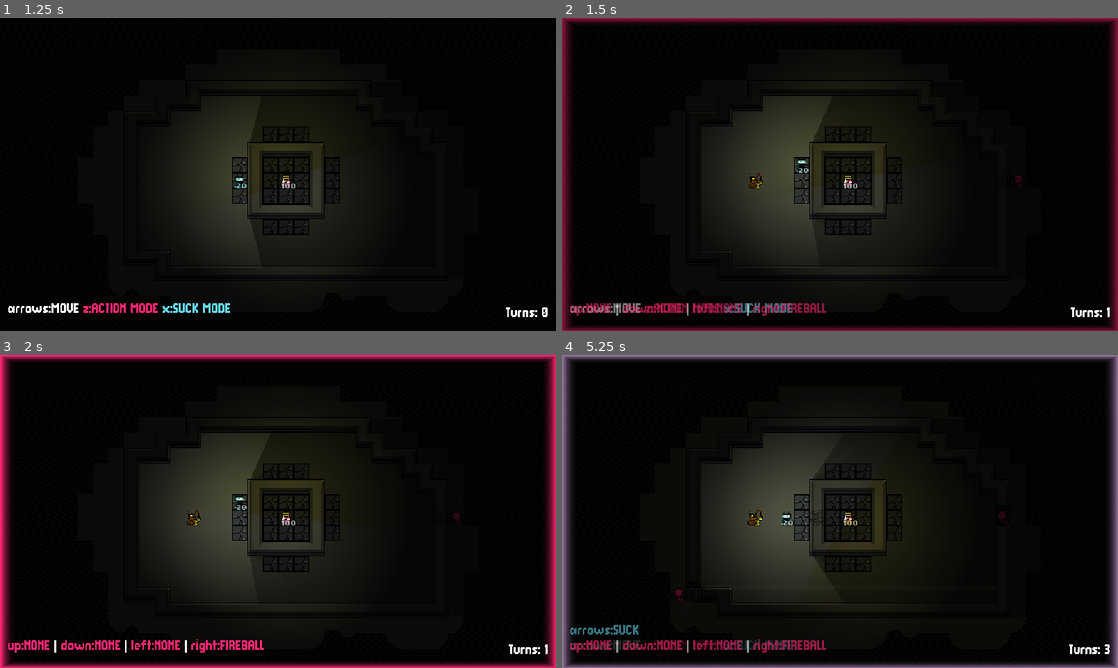
Above: before the commit, frames 1-4 (two rows, left to right).
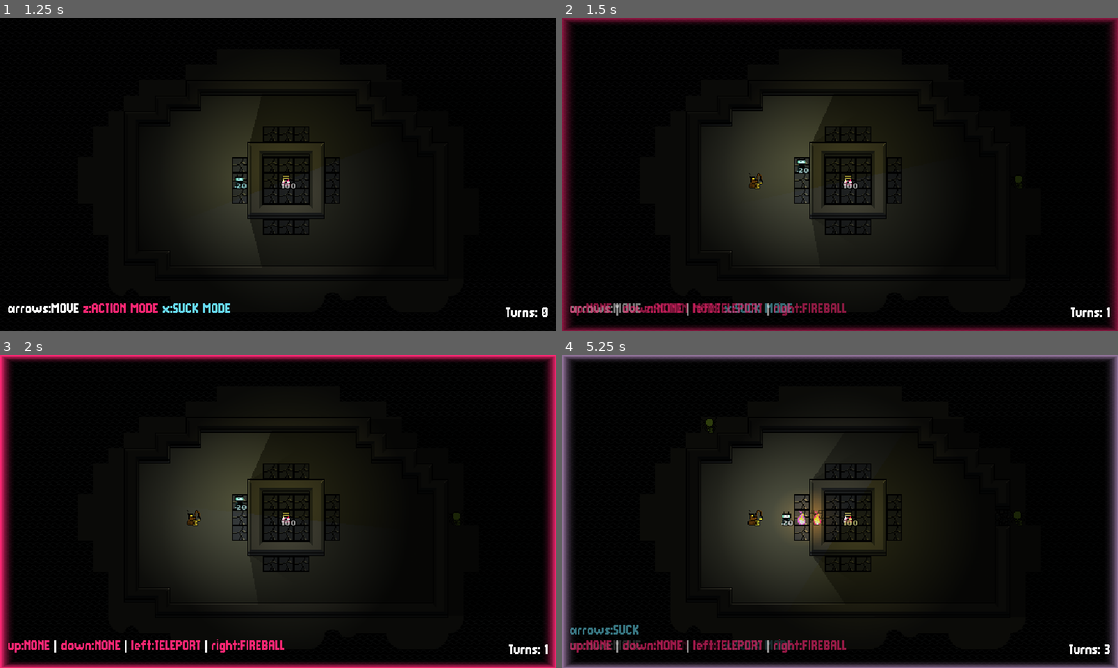
Above: after the commit, the same moments.

Repository: nuzcraft/stunning-barnacle
Game: Godot game, scene res://scenes/main_menu.tscn
Same seed, same stepped clock (60 frames per second), same inputs: the game is played once before the commit and once after it.
Inputs (mouse positions are in pixels of both pictures, inside the frame that each line leads up to):
- Up to frame 1 (1.25 s): click "Start Game" at 0.5 s
- Up to frame 2 (1.5 s): move the mouse to (812, 237) at 1.27 s; hold Up (up) from 1.28 s (still down); tap Z (action) at 1.35 s
- Up to frame 3 (2 s): keep holding Up (up); tap X (suck) at 1.55 s
- Up to frame 4 (5.25 s): tap Enter at 2, 5 s; move the mouse to (1006, 558) at 2.02 s; tap X (suck) at 2.1, 3.05, 3.6, 4.55, 5.1 s; tap Z (action) at 2.3, 2.85, 3.8, 4.35 s; move the mouse to (673, 464) at 2.77 s; release Up (up) at 2.78 s; hold Left (left) 2.78-4.28 s; tap Space at 3.5 s; move the mouse to (867, 511) at 3.52 s; move the mouse to (756, 433) at 4.27 s; hold Down (down) 4.28-5.03 s; move the mouse to (962, 495) at 5.02 s; hold Right (right) from 5.03 s (still down)

Frame 1 is identical in both runs. In frame 2, 0.5% of the frame differs, in the area x 27-83%, y 50-96%; in frame 3, 0.5%; in frame 4, 1.1%, in the area x 20-83%, y 20-96%.

Commit message:
added new enemies

Diff:
--- a/scenes/actor/actor.gd
+++ b/scenes/actor/actor.gd
@@ -16,6 +16,7 @@
 
 var tilesize = 16
 var target: Vector2i = Vector2i.ZERO
+var wait_turns = 0
 
 # Called when the node enters the scene tree for the first time.
 func _ready() -> void:
--- /dev/null
+++ b/scenes/actor/teleport_enemy.gd
@@ -0,0 +1,2 @@
+extends Enemy
+class_name TeleportEnemy
--- /dev/null
+++ b/scenes/actor/teleport_enemy.tscn
@@ -0,0 +1,17 @@
+[gd_scene load_steps=3 format=3 uid="uid://ddd3nppgdhphp"]
+
+[ext_resource type="PackedScene" uid="uid://5hktlxx467jw" path="res://scenes/actor/enemy.tscn" id="1_ie8pm"]
+[ext_resource type="Script" path="res://scenes/actor/teleport_enemy.gd" id="2_4yfff"]
+
+[node name="TeleportEnemy" groups=["teleport_enemies"] instance=ExtResource("1_ie8pm")]
+modulate = Color(0.682353, 0.505882, 1, 1)
+script = ExtResource("2_4yfff")
+health = 4
+target_radius = 10
+action = {
+"down": "TELEPORT",
+"left": "TELEPORT",
+"right": "TELEPORT",
+"up": "TELEPORT"
+}
+suck_action = "TELEPORT"
--- /dev/null
+++ b/scenes/effects/fire.gd
@@ -0,0 +1,12 @@
+extends Node2D
+
+# Called when the node enters the scene tree for the first time.
+func _ready() -> void:
+	var tween = get_tree().create_tween()
+	tween.tween_property(self, "modulate:a", 0.0, 1.0)
+	tween.tween_callback(queue_free)
+
+
+# Called every frame. 'delta' is the elapsed time since the previous frame.
+func _process(delta: float) -> void:
+	pass
--- /dev/null
+++ b/scenes/effects/fire.tscn
@@ -0,0 +1,41 @@
+[gd_scene load_steps=8 format=3 uid="uid://5238v2c6mghh"]
+
+[ext_resource type="PackedScene" uid="uid://bulfw21jdou0q" path="res://scenes/effects/suck.tscn" id="1_elva7"]
+[ext_resource type="Script" path="res://scenes/effects/fire.gd" id="2_45w4x"]
+[ext_resource type="Texture2D" uid="uid://cberwt5g1yhv0" path="res://assets/sprites/tiles.png" id="3_u7wq7"]
+[ext_resource type="Texture2D" uid="uid://dvwuhqnsfxwp6" path="res://assets/sprites/2d_lights_and_shadows_neutral_point_light.webp" id="4_p1iw7"]
+
+[sub_resource type="AtlasTexture" id="AtlasTexture_eo7ww"]
+atlas = ExtResource("3_u7wq7")
+region = Rect2(128, 48, 16, 16)
+
+[sub_resource type="AtlasTexture" id="AtlasTexture_5mrqp"]
+atlas = ExtResource("3_u7wq7")
+region = Rect2(144, 48, 16, 16)
+
+[sub_resource type="SpriteFrames" id="SpriteFrames_af37i"]
+animations = [{
+"frames": [{
+"duration": 1.0,
+"texture": SubResource("AtlasTexture_eo7ww")
+}, {
+"duration": 1.0,
+"texture": SubResource("AtlasTexture_5mrqp")
+}],
+"loop": true,
+"name": &"default",
+"speed": 6.0
+}]
+
+[node name="Fire" instance=ExtResource("1_elva7")]
+script = ExtResource("2_45w4x")
+
+[node name="AnimatedSprite2D" parent="." index="0"]
+modulate = Color(1, 1, 1, 1)
+sprite_frames = SubResource("SpriteFrames_af37i")
+frame_progress = 0.793451
+
+[node name="PointLight2D" type="PointLight2D" parent="." index="1"]
+color = Color(0.992157, 0.592157, 0.121569, 1)
+texture = ExtResource("4_p1iw7")
+texture_scale = 0.25
--- /dev/null
+++ b/scenes/effects/teleport_effect.gd
@@ -0,0 +1,12 @@
+extends Node2D
+
+# Called when the node enters the scene tree for the first time.
+func _ready() -> void:
+	var tween = get_tree().create_tween()
+	tween.tween_property(self, "modulate:a", 0.0, 0.25)
+	tween.tween_callback(queue_free)
+
+
+# Called every frame. 'delta' is the elapsed time since the previous frame.
+func _process(delta: float) -> void:
+	pass
--- /dev/null
+++ b/scenes/effects/teleport_effect.tscn
@@ -0,0 +1,30 @@
+[gd_scene load_steps=6 format=3 uid="uid://b2wnm5utyslc1"]
+
+[ext_resource type="PackedScene" uid="uid://bulfw21jdou0q" path="res://scenes/effects/suck.tscn" id="1_pw3gr"]
+[ext_resource type="Script" path="res://scenes/effects/teleport_effect.gd" id="2_vmlrc"]
+[ext_resource type="Texture2D" uid="uid://d0hobivjgsatg" path="res://assets/sprites/shapes_trans.png" id="3_fjxex"]
+
+[sub_resource type="AtlasTexture" id="AtlasTexture_j1taf"]
+atlas = ExtResource("3_fjxex")
+region = Rect2(0, 48, 16, 16)
+
+[sub_resource type="SpriteFrames" id="SpriteFrames_rjhp5"]
+animations = [{
+"frames": [{
+"duration": 1.0,
+"texture": SubResource("AtlasTexture_j1taf")
+}],
+"loop": true,
+"name": &"default",
+"speed": 4.0
+}]
+
+[node name="TeleportEffect" instance=ExtResource("1_pw3gr")]
+z_index = 10
+z_as_relative = false
+script = ExtResource("2_vmlrc")
+
+[node name="AnimatedSprite2D" parent="." index="0"]
+modulate = Color(0.682353, 0.505882, 1, 1)
+sprite_frames = SubResource("SpriteFrames_rjhp5")
+frame_progress = 0.0
--- a/scenes/world.gd
+++ b/scenes/world.gd
@@ -15,9 +15,12 @@
 @onready var game_over_label: Label = $PauseAndGameOver/VBoxContainer/GameOverLabel
 
 const SUCK_EFFECT = preload("res://scenes/effects/suck.tscn")
+const FIRE = preload("res://scenes/effects/fire.tscn")
+const TELEPORT_EFFECT = preload("res://scenes/effects/teleport_effect.tscn")
 const BUILDER = preload("res://scenes/actor/builder.tscn")
 const ENEMY = preload("res://scenes/actor/enemy.tscn")
 const FIRE_ENEMY = preload("res://scenes/actor/fire_enemy.tscn")
+const TELEPORT_ENEMY = preload("res://scenes/actor/teleport_enemy.tscn")
 const magenta: Color = "#f92672"
 const blue: Color = "#66d9ef"
 
@@ -116,6 +119,18 @@
 				if enemy.is_in_group("fire_enemies"):
 					if not try_fireball(enemy, vector):
 						try_move(enemy, vector)
+				elif enemy.is_in_group("teleport_enemies"):
+					if path.size() == 2 or enemy.wait_turns > 0:
+						if not try_attack(enemy, vector):
+							try_move(enemy, vector)
+						enemy.wait_turns -= 1
+					else:
+						var teleported = try_teleport(enemy, vector)
+						if not teleported:
+							if not try_attack(enemy, vector):
+								try_move(enemy, vector)
+						else:
+							enemy.wait_turns = 1
 				elif not try_attack(enemy, vector):
 					try_move(enemy, vector)
 		for enemy: Actor in get_tree().get_nodes_in_group("enemies"):
@@ -219,20 +234,55 @@
 			var act_coords = tile_map.local_to_map(act.position)
 			if act_coords == coords or act_coords == coords2:
 				act.damage(1)
-				#actor.bump_anim(vector) # TODO: FIRE SPRITE
+				var fire1 = FIRE.instantiate()
+				fire1.position = destination
+				add_child(fire1)
+				var fire2 = FIRE.instantiate()
+				fire2.position = destination2
+				add_child(fire2)
 				SoundPlayer.play_sound(SoundPlayer.IMPACT_PLANK_MEDIUM_004) #TODO FIRE SOUND
 				return true
 	var success = tile_map.try_attack_wall(coords)
 	var success2 = tile_map.try_attack_wall(coords2)
 	if success:
-		#actor.bump_anim(vector)
 		astar_grid.set_point_weight_scale(coords, 1.0)
 		astar_grid_2.set_point_solid(coords, not tile_map.is_coord_walkable(coords))
 	if success2:
-		#actor.bump_anim(vector)
 		astar_grid.set_point_weight_scale(coords2, 1.0)
 		astar_grid_2.set_point_solid(coords2, not tile_map.is_coord_walkable(coords))
+	if success or success2:
+		var fire1 = FIRE.instantiate()
+		fire1.position = destination
+		add_child(fire1)
+		var fire2 = FIRE.instantiate()
+		fire2.position = destination2
+		add_child(fire2)
 	return success
+
+func try_teleport(actor: Actor, vector: Vector2) -> bool:
+	#var destination = actor.position + (vector * tilesize)
+	var destination2 = actor.position + (vector * tilesize * 2)
+	#var coords = tile_map.local_to_map(destination)
+	var coords2 = tile_map.local_to_map(destination2)
+	for act: Actor in get_tree().get_nodes_in_group("actors"):
+		if actor != act:
+			var act_coords = tile_map.local_to_map(act.position)
+			if act_coords == coords2:
+				return false
+	if tile_map.is_coord_walkable(coords2):
+		# add effect
+		var success = try_move(actor, vector * 2)
+		if success:
+			var effect1 = TELEPORT_EFFECT.instantiate()
+			effect1.position = actor.position
+			add_child(effect1)
+			var effect2 = TELEPORT_EFFECT.instantiate()
+			effect2.position = actor.position
+			effect2.position -= (vector * tilesize * 2)
+			add_child(effect2)
+			actor.animated_sprite_2d.position += vector * tilesize * 2
+			return success
+	return false
 
 func prep_astar_grids() -> void:
 	astar_grid.region = Rect2i(0, 0, 36, 20)
@@ -372,6 +422,10 @@
 		return try_build(actor, vector)
 	elif action == "FIREBALL":
 		return try_fireball(actor, vector)
+	elif action == "TELEPORT":
+		return try_teleport(actor, vector)
+	elif action == "BOMB":
+		return try_fireball(actor, vector)
 	return false
 
 func suck(actor: Actor, action_slot: String, vector: Vector2) -> bool:
@@ -425,7 +479,25 @@
 	for actor in get_tree().get_nodes_in_group("actors"):
 		if actor.position == spawner.position:
 			return
-	var enemy = FIRE_ENEMY.instantiate()
+	var enemy_array = [ENEMY, ENEMY, ENEMY, ENEMY]
+	if num_turns > 50:
+		enemy_array.append(FIRE_ENEMY)
+	if num_turns > 100:
+		enemy_array.append(TELEPORT_ENEMY)
+	if num_turns > 150:
+		enemy_array.append(FIRE_ENEMY)
+		enemy_array.append(TELEPORT_ENEMY)
+	if num_turns > 200:
+		enemy_array.append(FIRE_ENEMY)
+		enemy_array.append(TELEPORT_ENEMY)
+	if num_turns > 250:
+		enemy_array.append(FIRE_ENEMY)
+		enemy_array.append(TELEPORT_ENEMY)
+	if num_turns > 300:
+		enemy_array.append(FIRE_ENEMY)
+		enemy_array.append(TELEPORT_ENEMY)
+
+	var enemy = enemy_array.pick_random().instantiate()
 	enemy.position = spawner.position
 	add_child(enemy)
 	enemy.died.connect(_on_actor_died)
--- a/scenes/world.tscn
+++ b/scenes/world.tscn
@@ -387,7 +387,7 @@
 position = Vector2(248, 168)
 action = {
 "down": "NONE",
-"left": "NONE",
+"left": "TELEPORT",
 "right": "FIREBALL",
 "up": "NONE"
 }
Binary file changed: assets/sprites/tiles.aseprite
Binary file changed: assets/sprites/tiles.png
